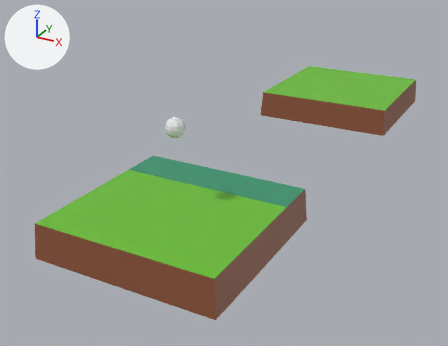
The glTF model public/assets/level1.glb, before and after one commit.
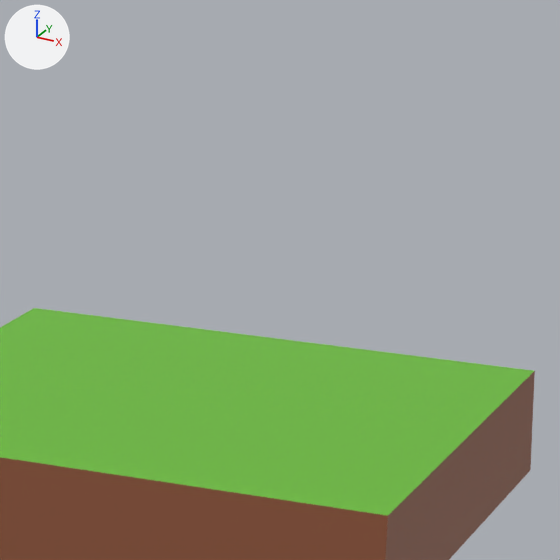
Each version is shown whole from a 50 mm camera at (3.09, -4.66, 2.97) aimed at (-0.49, 1.86, -0.29), then close up on the part from 67% to 94% of the width and 0% to 35% of the height. The lights are fixed; the arrows at upper left show +X, +Y and +Z. Where no turn or scale is listed for an object, it has been applied to the vertices.

Names of what the first close-up shows: 'basic-fixed'.
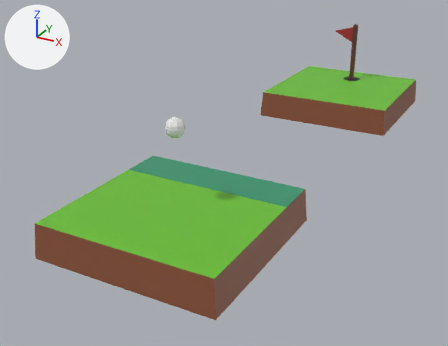
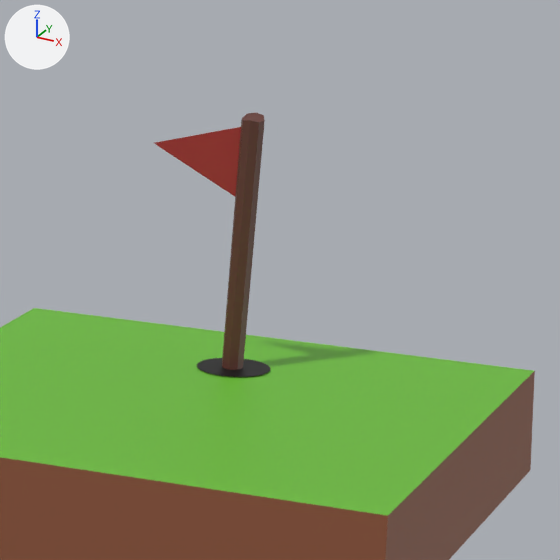
Commit message: level loading

The change, as a list of edits to the scene's bpy script:
```text
Add me_cylinder_001:
    me_cylinder_001.from_pydata(...)  # 51 vertices, 59 faces; spans x -0.368..0.137, y -0.133..0.133, z -1.0..-0.078
    me_cylinder_001.materials.append(mat_material_005)  # picture img_color_pallette
Add ob_flag:
    ob_flag = bpy.data.objects.new('flag', me_cylinder_001)
    ob_flag.location = (-0.003, 5.477, 1.176)
```

Location of each change, (x1, y1, x2, y2) in pixels of the close-ups (560 x 560 px):
'flag', added (brown)
    after: (154, 113, 270, 377)
